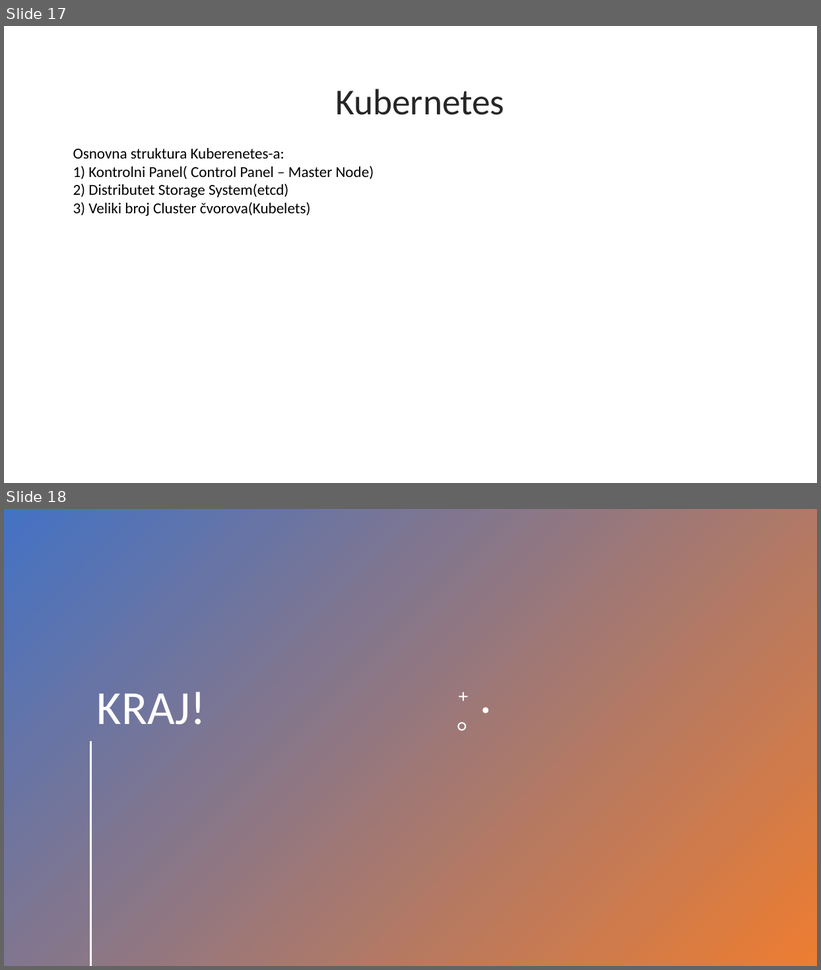
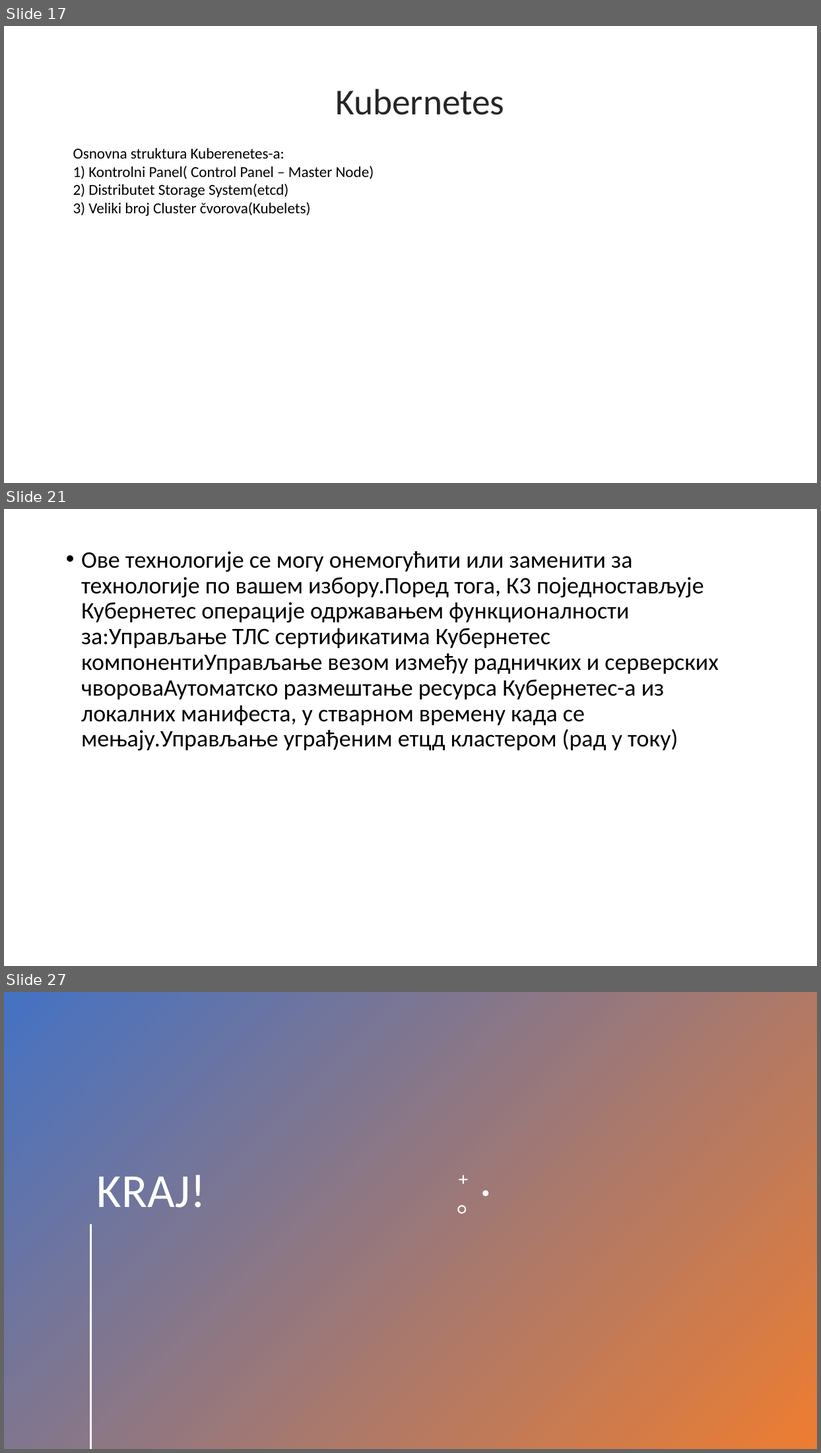
Before and after one commit to Jovana1998/SOA, a slide deck: K3s.pptx. Shown one above the other, each under a label of ours: slides 17 and 18 before the commit, slides 17, 21 and 27 after it; the slides between them are not shown. The pictures are 821x970 and 821x1453 pixels, drawn with LibreOffice and Linux fonts; fonts in the diff are those of the drawing. Boxes give left, top, right and bottom in pixels: in the first picture for what was removed or moved away, otherwise in the second. Text is boxed around its words. In the diff, an @@ line names an element or a change of style, - is before the commit and + after.

```diff
--- a/K3s.pptx
+++ b/K3s.pptx
@@ slide 21 added at [4, 509, 817, 966], background #FFFFFF @@
@@ text added at [81, 551, 719, 751], 28 pt, text #000000 @@
+• Ове технологије се могу онемогућити или заменити за технологије по вашем избору.Поред тога, К3 поједностављује Кубернетес операције одржавањем функционалности за:Управљање ТЛС сертификатима Кубернетес компонентиУправљање везом између радничких и серверских чвороваАутоматско размештање ресурса Кубернетес-а из локалних манифеста, у стварном времену када се мењају.Управљање уграђеним етцд кластером (рад у току)
@@ what was slide 18 is now slide 27 @@
```
Also in this commit, not shown: 8 other slides added.
